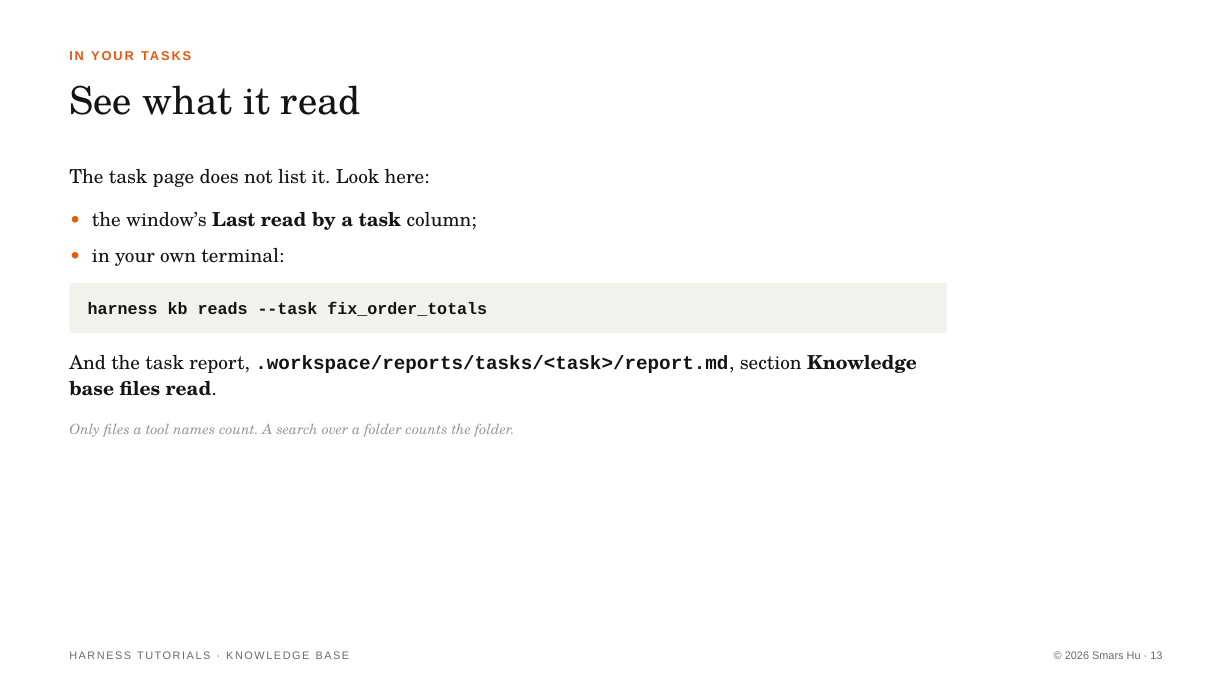
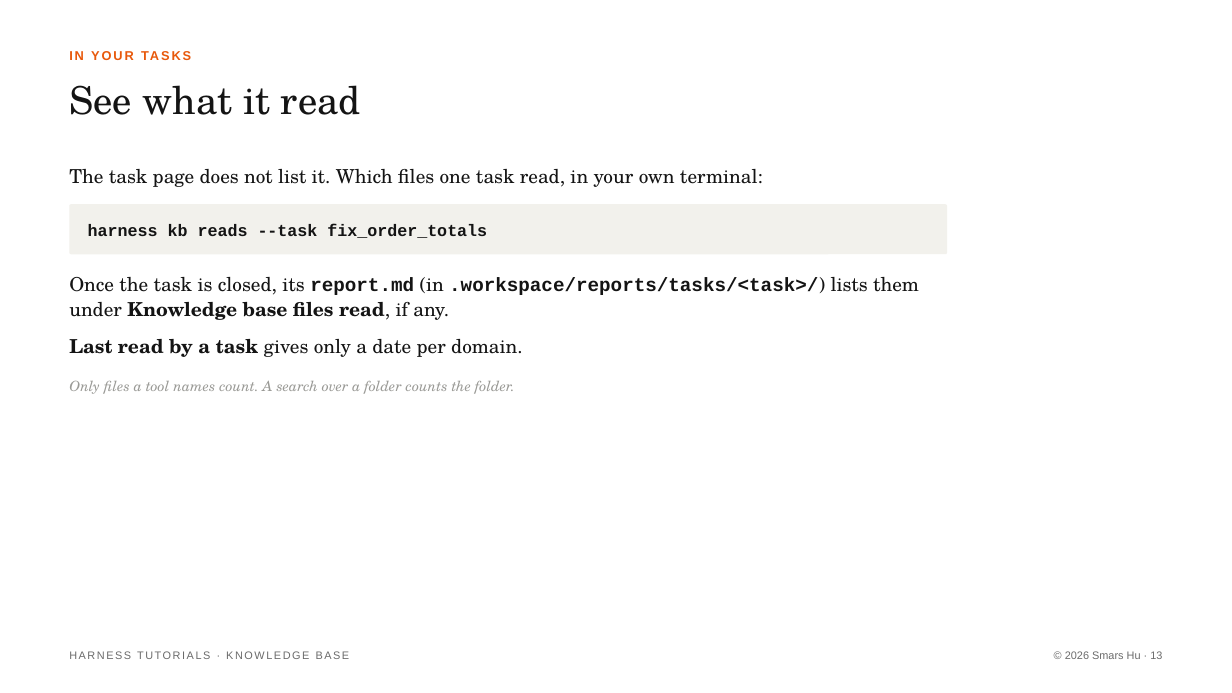
Before and after one commit to Smars-Bin-Hu/ai-exploration, a slide deck: slide 13 of source/tutorials/5_kb.pptx. Drawn at 1232x693 pixels with LibreOffice and Linux fonts; fonts in the diff are those of the drawing. Boxes give left, top, right and bottom in pixels: in the first picture for what was removed or moved away, otherwise in the second. Text is boxed around its words. In the diff, an @@ line names an element or a change of style, - is before the commit and + after.

```diff
--- a/source/tutorials/5_kb.pptx
+++ b/source/tutorials/5_kb.pptx
@@ text at bbox=[69, 169, 763, 187]: text changed @@
-The task page does not list it. Look here:
+The task page does not list it. Which files one task read, in your own terminal:
@@ rounded rectangle: place and size @@
-rounded rectangle at bbox=[69, 283, 947, 333]
+rounded rectangle at bbox=[69, 204, 947, 254]
@@ text "harness kb reads --task fix_order_totals": place and size @@
-text "harness kb reads --task fix_order_totals" at bbox=[88, 302, 487, 316]
+text "harness kb reads --task fix_order_totals" at bbox=[88, 223, 487, 238]
@@ text removed at bbox=[92, 211, 477, 266] @@
-• the window’s Last read by a task column;
-• in your own terminal:
@@ text at bbox=[69, 277, 919, 357]: text changed @@
-And the task report, .workspace/reports/tasks/<task>/report.md, section Knowledge base files read.
+Once the task is closed, its report.md (in .workspace/reports/tasks/<task>/) lists them under Knowledge base files read, if any.
+Last read by a task gives only a date per domain.
@@ text "Only files a tool names ...": place and size @@
-text "Only files a tool names ..." at bbox=[69, 424, 515, 437]
+text "Only files a tool names ..." at bbox=[69, 381, 515, 394]
```
Also in this commit, not shown: 4 other slides changed, 2 other files.
